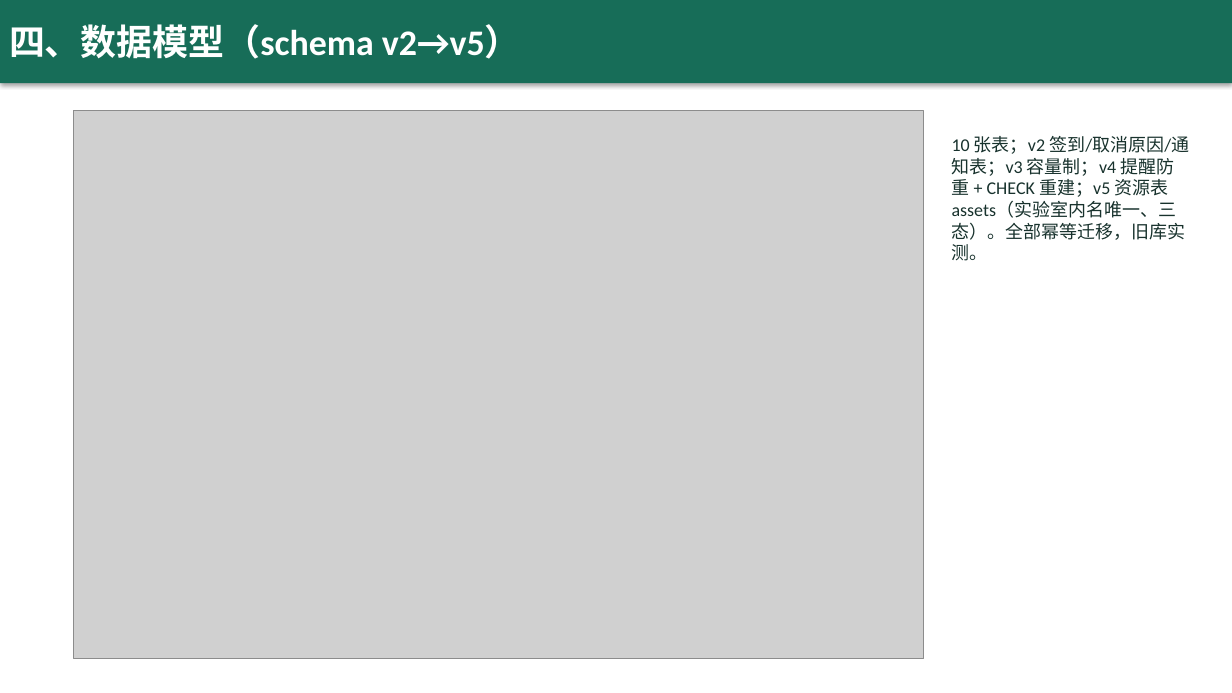
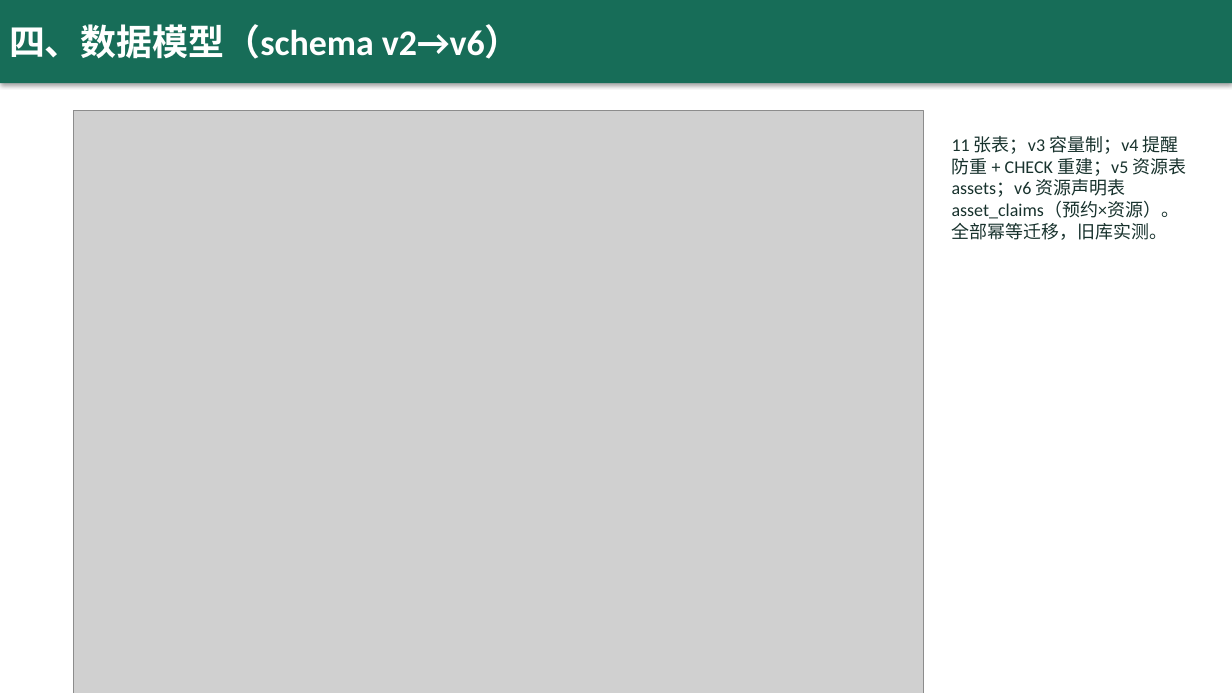
Before and after one commit to yq6666-66/lab-booking-system, a slide deck: slide 5 of docs/thesis/答辩演示.pptx. Drawn at 1232x693 pixels with LibreOffice and Linux fonts; fonts in the diff are those of the drawing; grey boxes stand for pictures. Boxes give left, top, right and bottom in pixels: in the first picture for what was removed or moved away, otherwise in the second. Text is boxed around its words. In the diff, an @@ line names an element or a change of style, - is before the commit and + after.

Commit message:
feat: r14 资源-预约深度一体化——声明配额机制（1.5.0）
- asset_claims 表（(预约,资源) 复合主键，幂等建表）；预约请求可携带 assets 列表（≤5 项）
- booking 事务内先校验后落库：资源归属/AVAILABLE/同时段配额（BR12：声明数<资源总量），
  校验通过才创建预约并写声明——修复"先 INSERT 后校验"导致的占位 bug
- 声明随预约取消/爽约自动失效（统计口径仅计 CONFIRMED）；资源列表纳入请求摘要，
  同编号不同资源保持 REQUEST_ID_CONFLICT 语义
- GET /api/admin/assets/{id}/usage 按日声明统计（仅管理员）
- 用户端预约卡资源可选 chips（AVAILABLE），预约携带声明
- T44 断言组（集成 45 项全绿）、契约 31 端点；CONTRACT BR12/CHANGELOG 1.5.0/PROGRESS/README/
  ER 图 v6(+asset_claims)/论文 BR12·4.4·5.3·6.3·11 张表/PPT 同步

```diff
--- a/docs/thesis/答辩演示.pptx
+++ b/docs/thesis/答辩演示.pptx
@@ text in rectangle at (9, 24, 521, 59): text changed @@
-四、数据模型（schema v2→v5）
+四、数据模型（schema v2→v6）
@@ picture: place and size @@
-picture at (74, 111, 924, 659)
+picture at (74, 111, 924, 693)
@@ text at (952, 136, 1187, 240): text changed @@
-10 张表；v2 签到/取消原因/通知表；v3 容量制；v4 提醒防重 + CHECK 重建；v5 资源表 assets（实验室内名唯一、三态）。全部幂等迁移，旧库实测。
+11 张表；v3 容量制；v4 提醒防重 + CHECK 重建；v5 资源表 assets；v6 资源声明表 asset_claims（预约×资源）。全部幂等迁移，旧库实测。
```
Also in this commit, not shown: 3 other slides changed, 19 other files.
